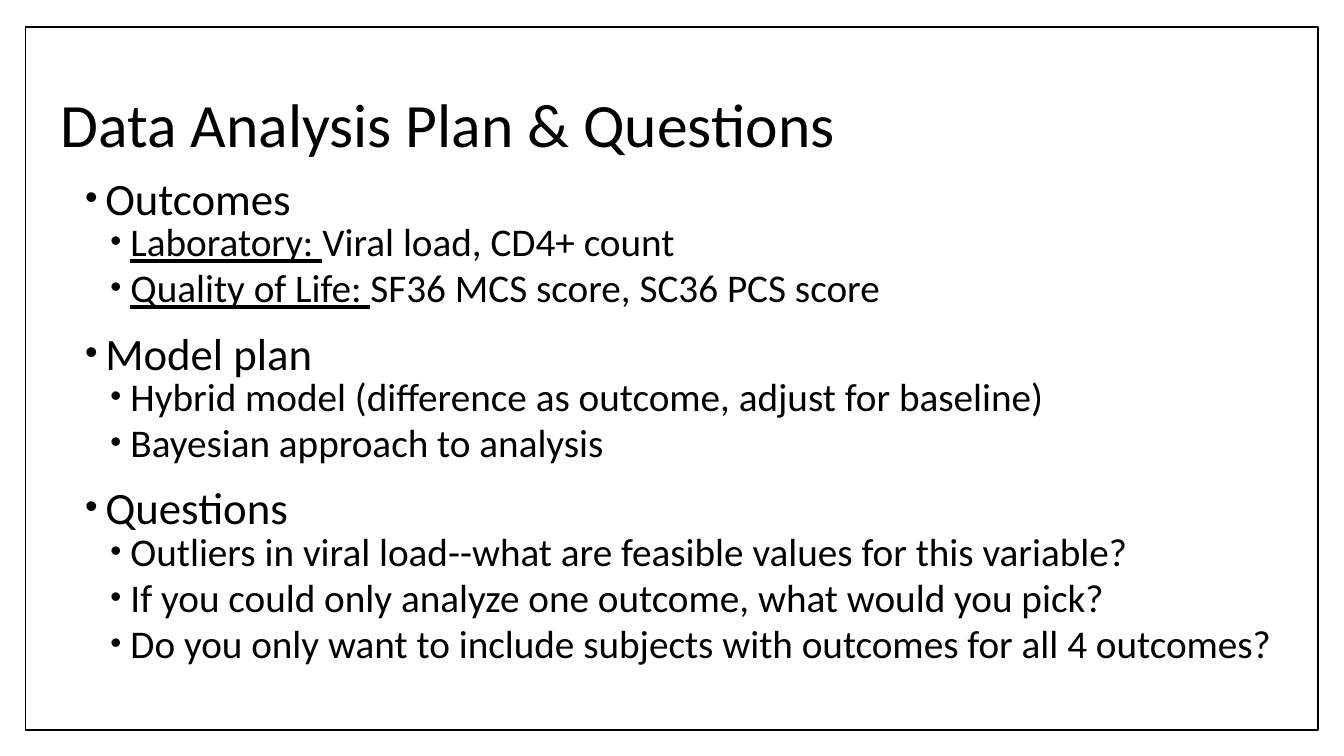
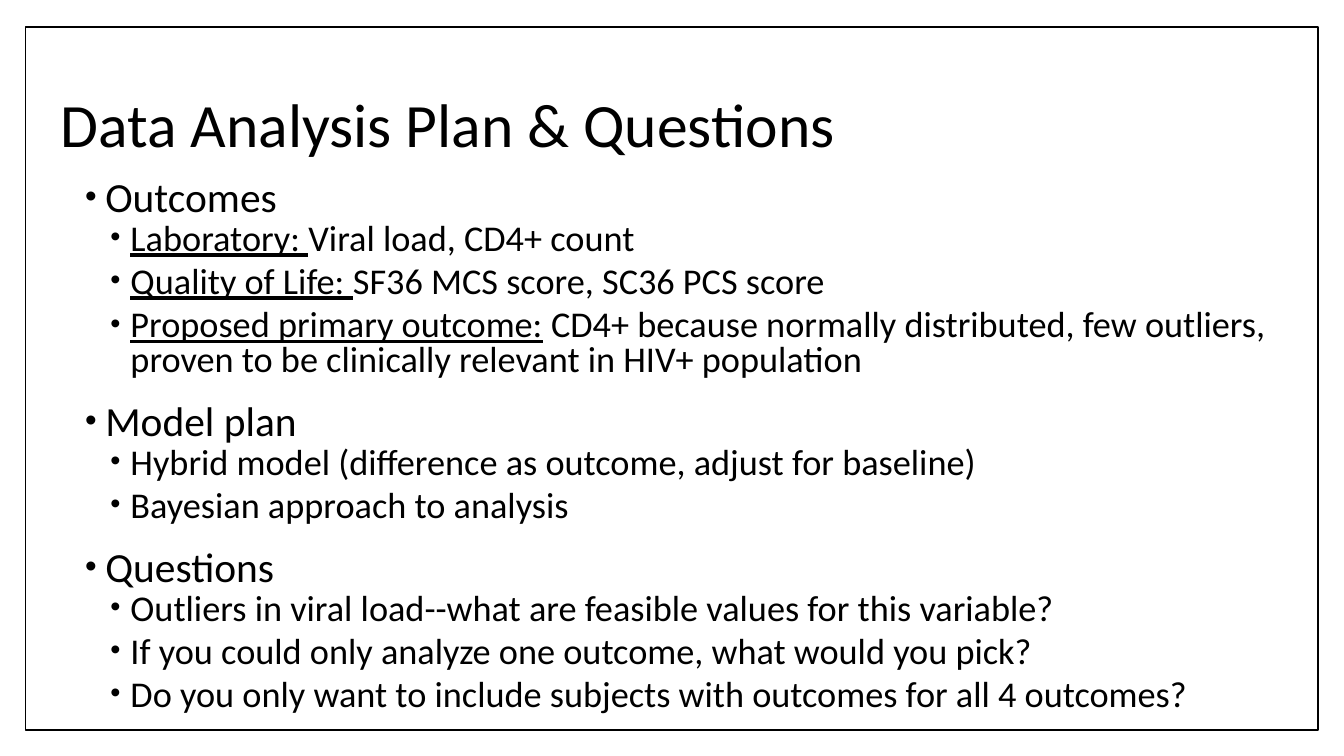
Before and after one commit to johnsra3/bios6623-johnsra3, a slide deck: slide 4 of Project1/Reports/Project 1 Interim Presentation.pptx. Drawn at 1344x756 pixels with LibreOffice and Linux fonts; fonts in the diff are those of the drawing. Boxes give left, top, right and bottom in pixels: in the first picture for what was removed or moved away, otherwise in the second. Text is boxed around its words. In the diff, an @@ line names an element or a change of style, - is before the commit and + after.

Commit message:
Added proposed primary outcome

```diff
--- a/Project1/Reports/Project 1 Interim Presentation.pptx
+++ b/Project1/Reports/Project 1 Interim Presentation.pptx
@@ text at bbox=[105, 185, 1187, 714]: size 32 to 29.6 pt in "Outcomes", "Model plan", "Questions"; size 28 to 25.9 pt in "Laboratory: Viral load, CD4+ count", "Quality of Life: SF36 MCS score, SC36 ...", "Hybrid model (difference as outcome, adjust for ...", "Bayesian approach to analysis" and 3 more places @@
@@ text at bbox=[130, 311, 1265, 378]: paragraph added @@
+  • Proposed primary outcome: CD4+ because normally distributed, few outliers, proven to be clinically relevant in HIV+ population
```
